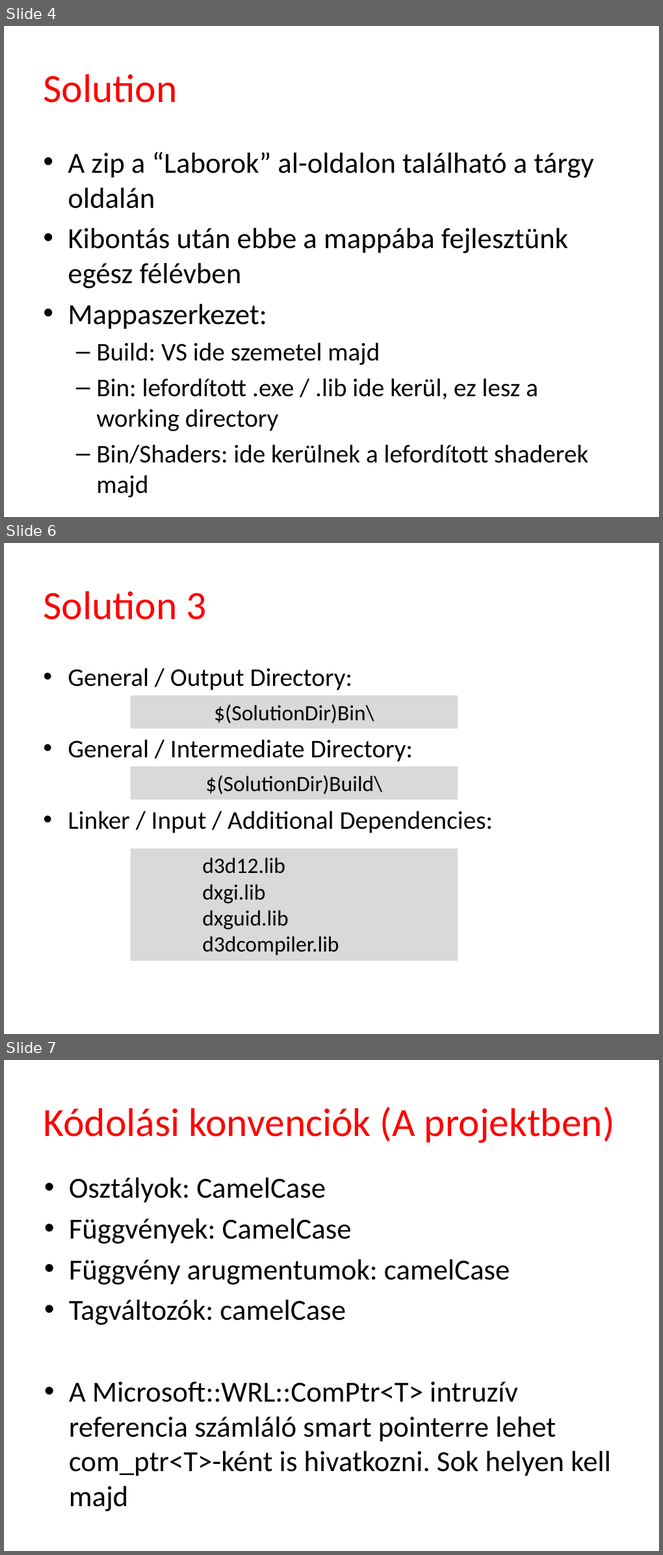
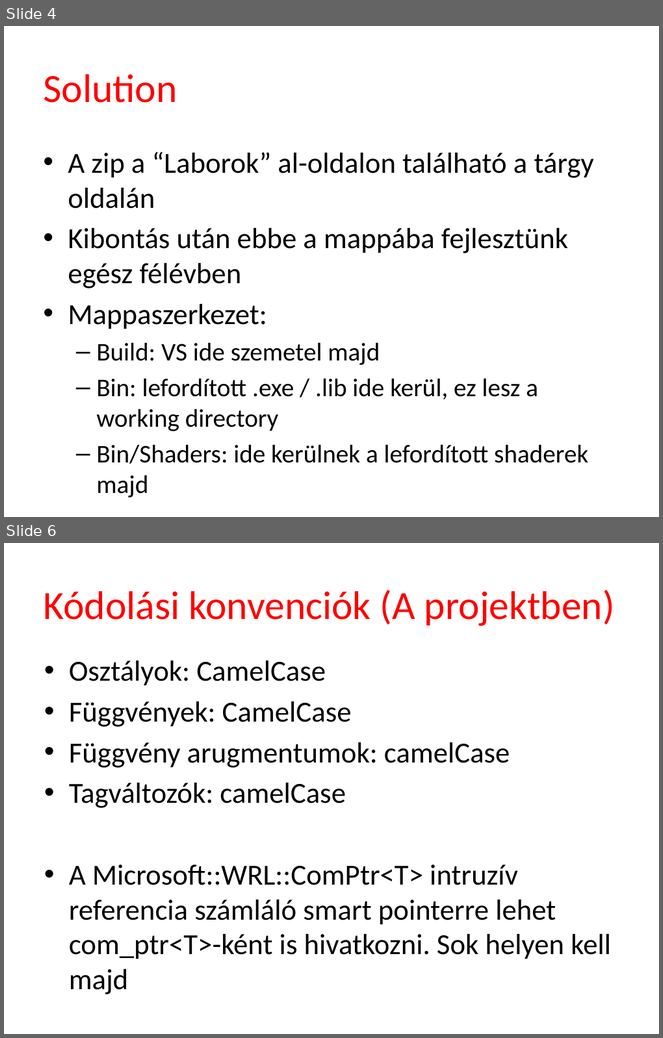
Before and after one commit to tyekx/dx12, a slide deck: Slides/ggl001-HelloTriangle.pptx. Shown one above the other, each under a label of ours: slides 4, 6 and 7 before the commit, slides 4 and 6 after it; the slides between them are not shown. The pictures are 663x1555 and 663x1038 pixels, drawn with LibreOffice and Linux fonts; fonts in the diff are those of the drawing; background and template pictures are left out. Boxes give left, top, right and bottom in pixels: in the first picture for what was removed or moved away, otherwise in the second. Text is boxed around its words. In the diff, an @@ line names an element or a change of style, - is before the commit and + after.

```diff
--- a/Slides/ggl001-HelloTriangle.pptx
+++ b/Slides/ggl001-HelloTriangle.pptx
@@ slide 6 removed at [4, 543, 659, 1034], background #FFFFFF @@
@@ title removed at [43, 591, 207, 620] @@
-Solution 3
@@ text removed at [68, 668, 493, 834] @@
-• General / Output Directory:
-• General / Intermediate Directory:
-• Linker / Input / Additional Dependencies:
@@ rectangle removed at [131, 696, 458, 728] @@
-$(SolutionDir)Bin\
@@ rectangle removed at [131, 767, 458, 799] @@
-$(SolutionDir)Build\
@@ rectangle removed at [131, 849, 458, 962] @@
-    d3d12.lib
-    dxgi.lib
-    dxguid.lib
-    d3dcompiler.lib
@@ what was slide 7 is now slide 6 @@
```
Also in this commit, not shown: 3 slides changed, 7 other files.
